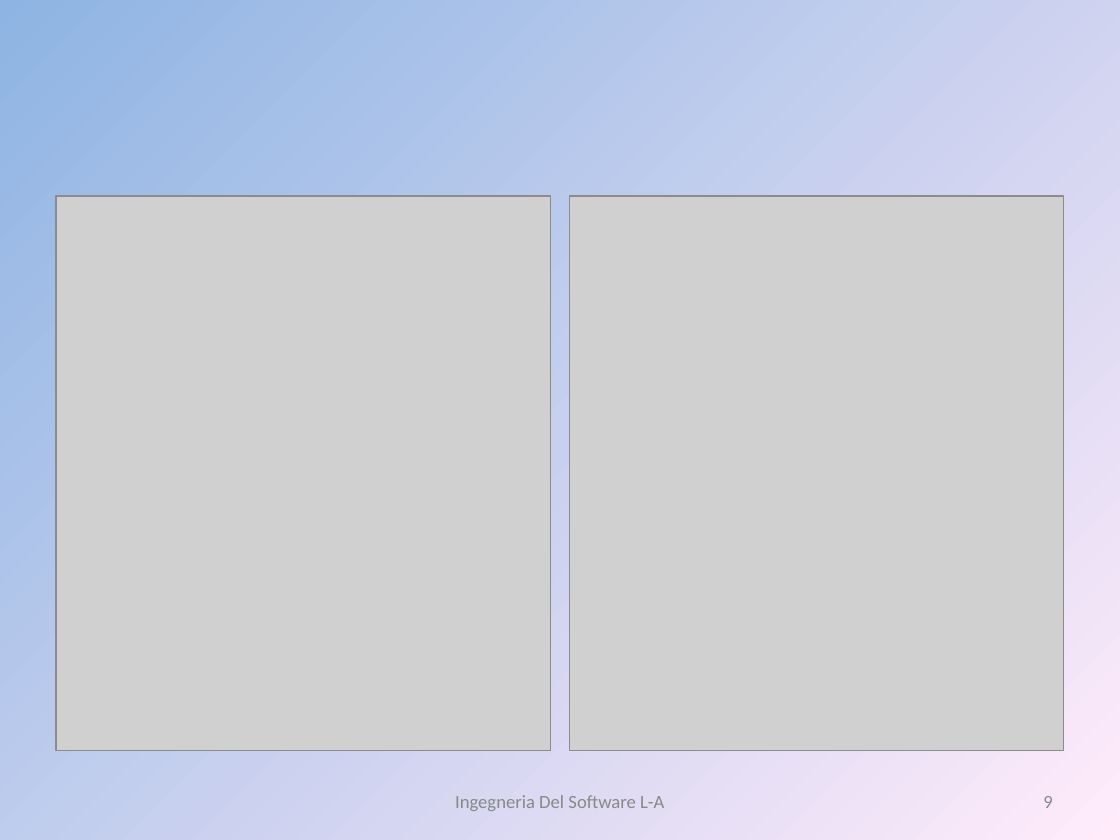
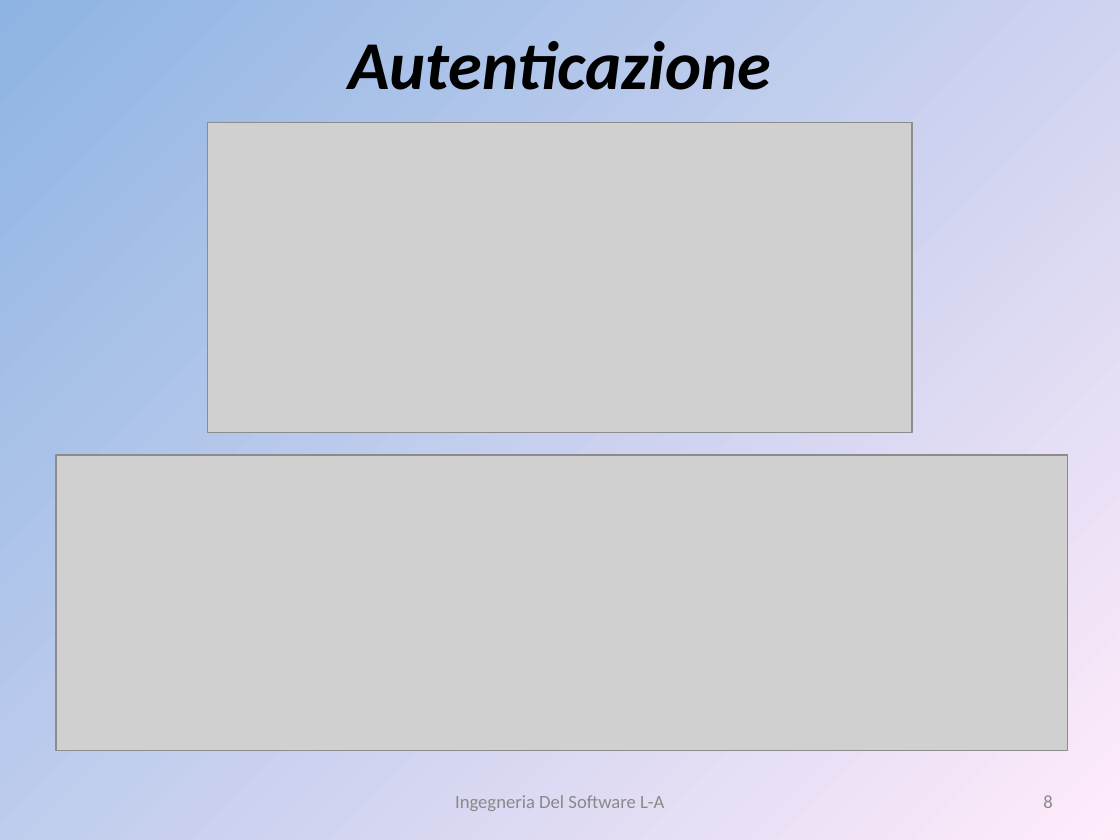
Before and after one commit to liannario/ingsoftbo, a slide deck: slide 8 of ViaggiateSicuri.ppt (slide 9 before the commit). Drawn at 1120x840 pixels with LibreOffice and Linux fonts; fonts in the diff are those of the drawing; grey boxes stand for pictures. Boxes give left, top, right and bottom in pixels: in the first picture for what was removed or moved away, otherwise in the second. Text is boxed around its words. In the diff, an @@ line names an element or a change of style, - is before the commit and + after.

```diff
--- a/ViaggiateSicuri.ppt
+++ b/ViaggiateSicuri.ppt
@@ title added at bbox=[348, 41, 771, 90], 44 pt, text #000000, bold, italic @@
+Autenticazione
@@ picture added at bbox=[208, 122, 913, 432] @@
@@ picture removed at bbox=[569, 196, 1064, 750] @@
@@ picture: place and size @@
-picture at bbox=[56, 196, 551, 750]
+picture at bbox=[56, 455, 1067, 750]
@@ page number at bbox=[1043, 795, 1052, 808]: text changed @@
-9
+8
```
Also in this commit, not shown: 1 other slide changed, 9 slides added.
